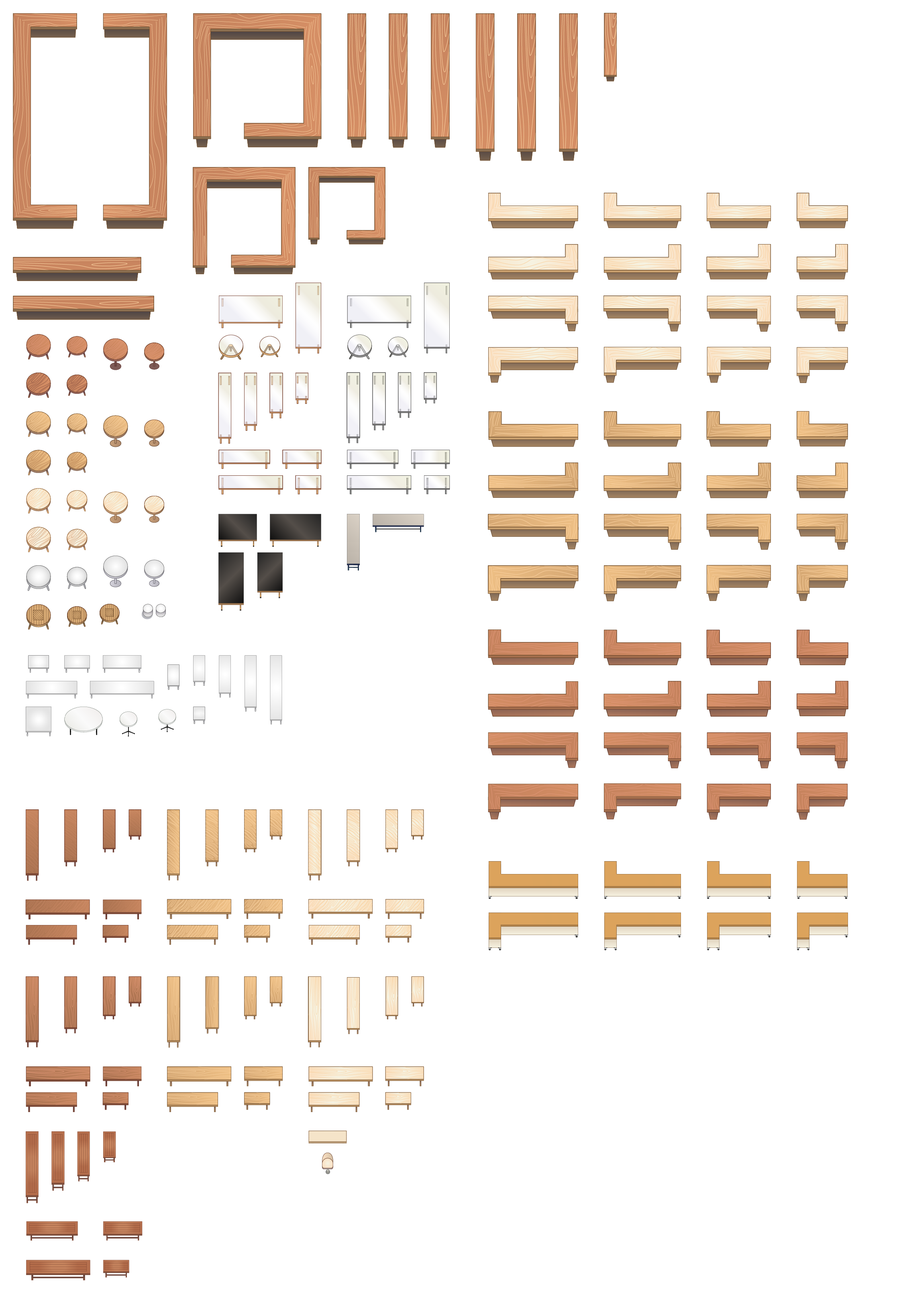
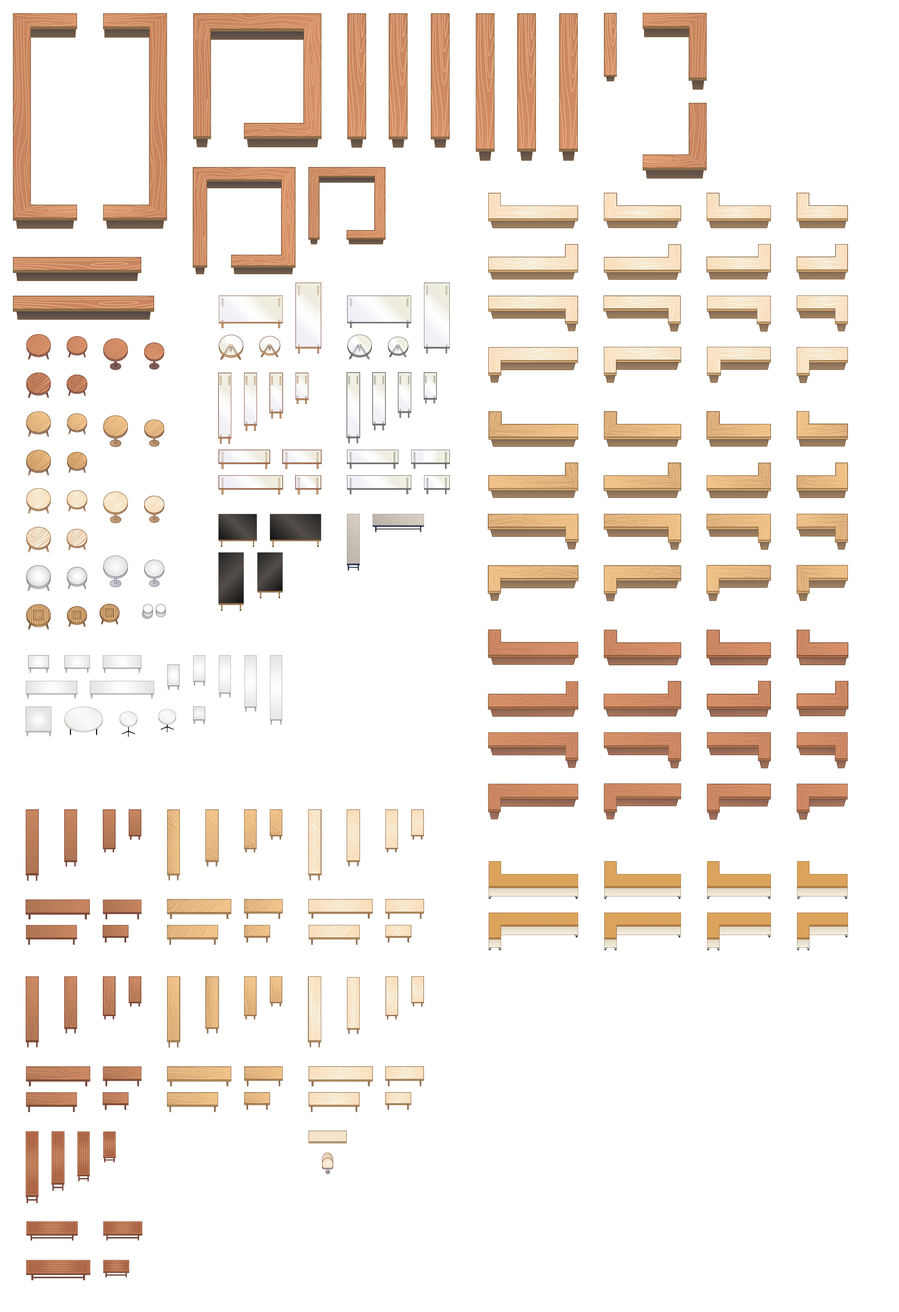
The second 899 × 1312 image is a revision of the first. Changes to its layers:
painted on "100R_Tables.png" over [642, 12, 707, 179]
added layer "Layer" over [688, 69, 707, 78]
